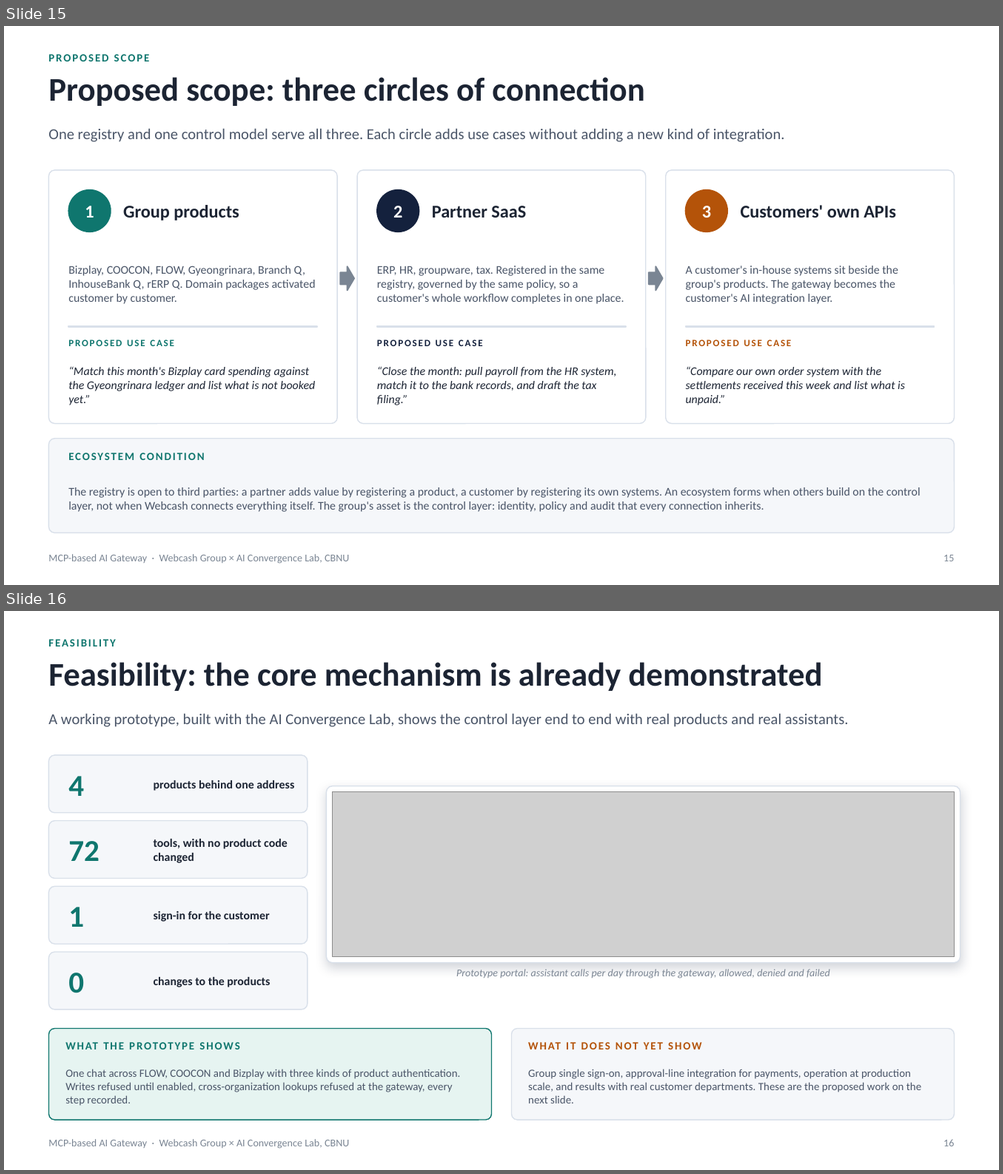
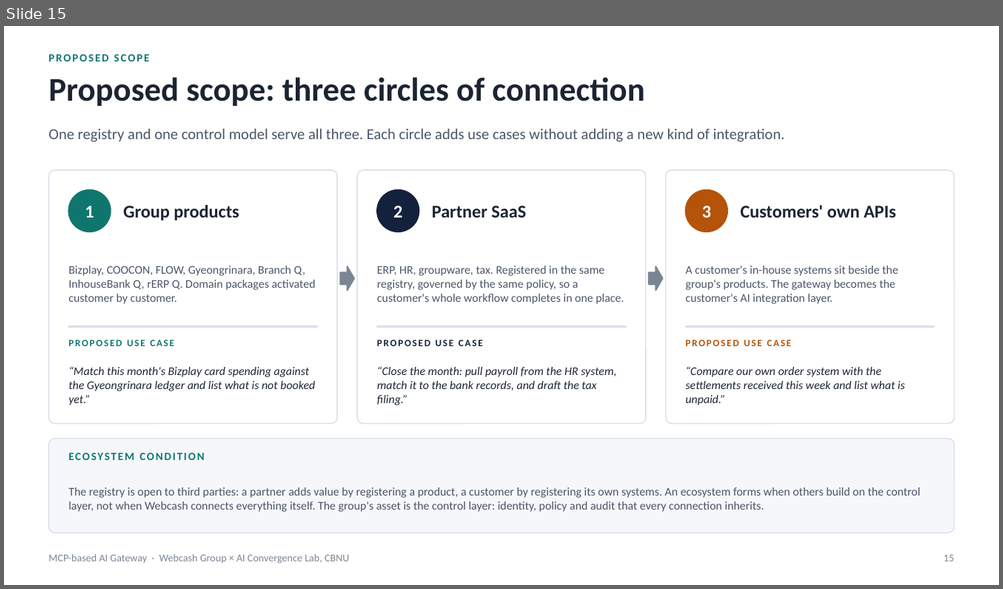
Before and after one commit to Chansokheang/MCP_Server_Portal, a slide deck: docs/webcash-ai-gateway-concept-visual.pptx. Shown one above the other, each under a label of ours: slides 15 and 16 before the commit, slide 15 after it. The pictures are 1003x1174 and 1003x589 pixels, drawn with LibreOffice and Linux fonts; fonts in the diff are those of the drawing; grey boxes stand for pictures. Boxes give left, top, right and bottom in pixels: in the first picture for what was removed or moved away, otherwise in the second. Text is boxed around its words. In the diff, an @@ line names an element or a change of style, - is before the commit and + after.

```diff
--- a/docs/webcash-ai-gateway-concept-visual.pptx
+++ b/docs/webcash-ai-gateway-concept-visual.pptx
@@ slide 16 removed at <box>4,611,999,1170</box>, background #FFFFFF @@
@@ text removed at <box>48,639,115,647</box> @@
-FEASIBILITY
@@ text removed at <box>48,662,822,691</box> @@
-Feasibility: the core mechanism is already demonstrated
@@ text removed at <box>48,713,848,727</box> @@
-A working prototype, built with the AI Convergence Lab, shows the control layer end to end with real products and real assistants.
@@ rounded rectangle removed at <box>48,755,307,813</box> @@
@@ text removed at <box>68,776,84,796</box> @@
-4
@@ text removed at <box>153,780,294,791</box> @@
-products behind one address
@@ rounded rectangle removed at <box>326,786,960,963</box> @@
@@ picture removed at <box>333,792,954,957</box> @@
@@ rounded rectangle removed at <box>48,821,307,879</box> @@
@@ text removed at <box>68,841,99,861</box> @@
-72
@@ text removed at <box>153,839,287,863</box> @@
-tools, with no product code changed
@@ rounded rectangle removed at <box>48,886,307,944</box> @@
@@ text removed at <box>68,907,84,927</box> @@
-1
@@ text removed at <box>153,911,270,922</box> @@
-sign-in for the customer
@@ rounded rectangle removed at <box>48,952,307,1010</box> @@
@@ text removed at <box>68,973,84,994</box> @@
-0
@@ text removed at <box>153,977,270,988</box> @@
-changes to the products
@@ text removed at <box>456,969,830,978</box> @@
-Prototype portal: assistant calls per day through the gateway, allowed, denied and failed
@@ rounded rectangle removed at <box>48,1028,492,1120</box> @@
@@ rounded rectangle removed at <box>511,1028,954,1120</box> @@
@@ text removed at <box>65,1036,464,1056</box> @@
-WHAT THE PROTOTYPE SHOWS
@@ text removed at <box>528,1036,926,1056</box> @@
-WHAT IT DOES NOT YET SHOW
@@ text removed at <box>65,1069,461,1106</box> @@
-One chat across FLOW, COOCON and Bizplay with three kinds of product authentication. Writes refused until enabled, cross-organization lookups refused at the gateway, every step recorded.
@@ text removed at <box>528,1069,921,1104</box> @@
-Group single sign-on, approval-line integration for payments, operation at production scale, and results with real customer departments. These are the proposed work on the next slide.
@@ text removed at <box>48,1139,349,1149</box> @@
-MCP-based AI Gateway · Webcash Group × AI Convergence Lab, CBNU
@@ text removed at <box>943,1139,953,1147</box> @@
-16
```
Also in this commit, not shown: 1 slide added, 1 other file.
